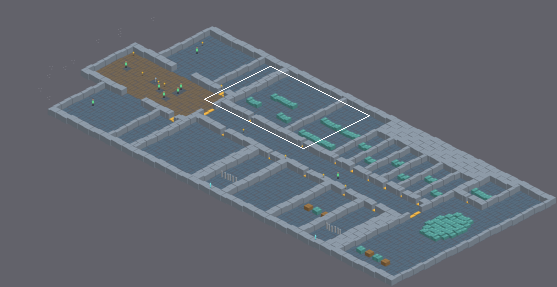
Tiled map (JSON): world/maps/meridian/deck1.tmj. Above, an overview of the earlier version with the close-up marked.
Close-up. Before the edit:
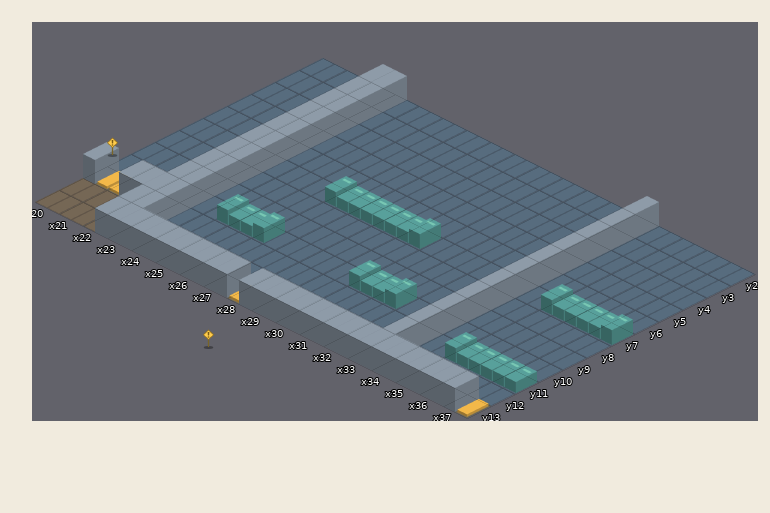
Cells are 128x64 px. Isometric: x runs down to the right, y down to the left. Shown: x 20..37, y 2..13. The commit also changed other parts of the map, which this record leaves out.
The result:
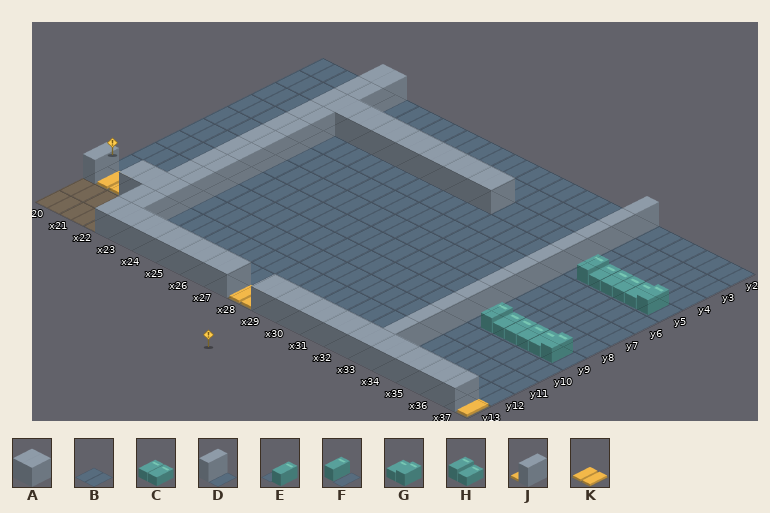
Key: from "Stand-ins": A 5 "piece-005", B 11 "piece-011", C 13 "piece-013", D 15 "piece-015", E 17 "piece-017", F 18 "piece-018", G 19 "piece-019", H 26 "piece-026", J 89 "piece-089", K 115 "piece-115".
_ is an empty cell.
Diff:
Layer "Floor":
y 4: x 23..29 BBBBBBB -> _______
Layer "Walls and things":
y 4: x 23..29 D______ -> AAAAAAA
y 5: x 34..37 ____ -> ECCF
y 7: x 26..29 HCCG -> ____; x 35..37 HCG -> ___
y 9: x 34..37 ____ -> ECCF
y 10: x 24..26 ECF -> ___; x 30..31 HG -> __
y 11: x 35..37 HCC -> ___
y 13: x 28 J -> K
Boxes around the changes in both close-ups, in picture pixels (x1, y1, x2, y2):
changed: (325, 100, 669, 393)
changed: (217, 194, 285, 310)
